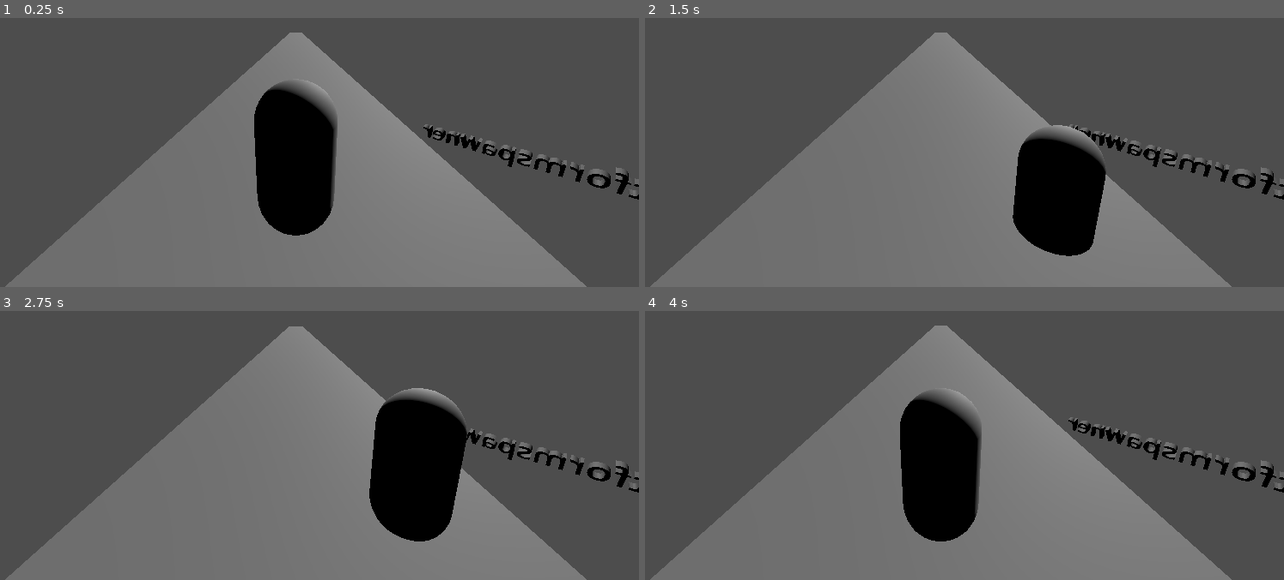
Above: before the commit, frames 1-4 (two rows, left to right).
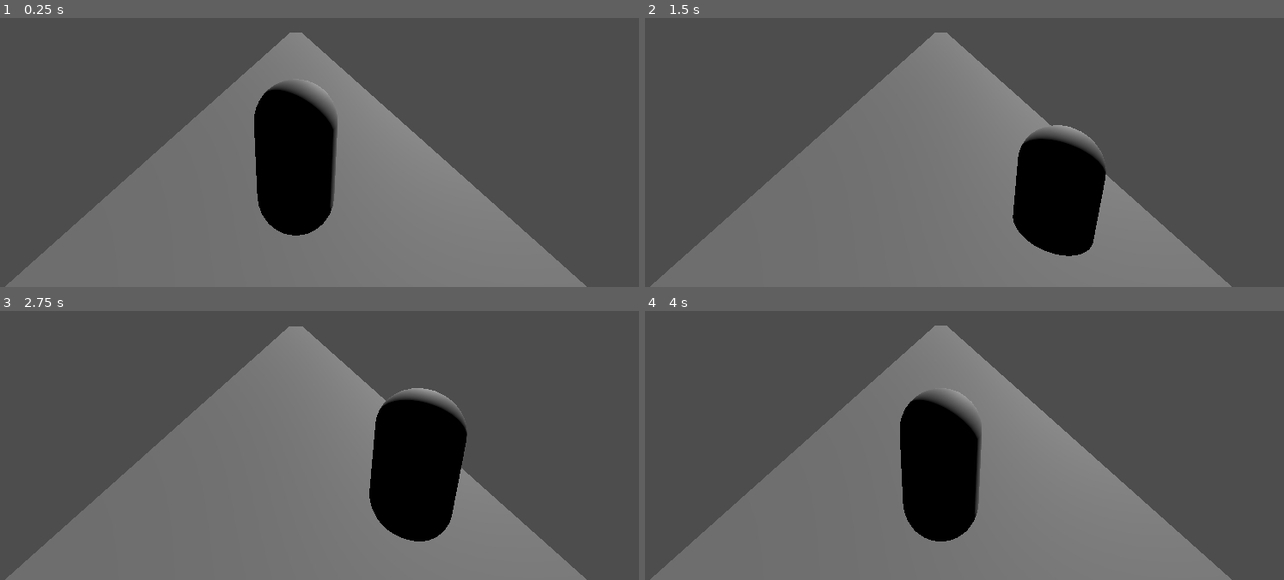
Above: after the commit, the same moments.

Repository: romanarmaan86-glitch/Manda-Run
Game: Godot game, scene res://Main.tscn
The game is run twice, just before and just after one commit, with the same random seed, the same clock (stepped at 60 frames per second) and the same inputs.
Inputs:
- Up to frame 1 (0.25 s): no input
- Up to frame 2 (1.5 s): tap Enter at 0.5 s; hold Right (ui_right) 0.53-1.28 s; tap Space at 1.25 s; hold Down (ui_down) from 1.28 s (still down)
- Up to frame 3 (2.75 s): release Down (ui_down) at 2.03 s; hold Right (ui_right) from 2.03 s (still down)
- Up to frame 4 (4 s): tap Enter at 2.75 s; release Right (ui_right) at 2.78 s; hold Up (ui_up) 2.78-3.53 s; hold Left (ui_left) from 3.53 s (still down)

The runs differ from the first frame. In frame 1, 1.1% of the frame differs, in the area x 66-100%, y 39-68%; in frame 2, 1.1%; in frame 3, 0.9%; in frame 4, 1.1%.

Commit message:
Update Main.tscn

Diff:
--- a/manda-run/Main.tscn
+++ b/manda-run/Main.tscn
@@ -1,11 +1,8 @@
-[gd_scene load_steps=5 format=3 uid="uid://iju0m5gtwv5y"]
+[gd_scene load_steps=4 format=3 uid="uid://iju0m5gtwv5y"]
 
 [ext_resource type="PackedScene" uid="uid://dfw6lps87ntor" path="res://platform.tscn" id="1_uu6xs"]
 [ext_resource type="PackedScene" uid="uid://c5h4sybc8glo6" path="res://player.tscn" id="2_r0du0"]
 [ext_resource type="Script" uid="uid://hjtdcst0f1w7" path="res://platformspawner.gd" id="3_r0du0"]
-
-[sub_resource type="TextMesh" id="TextMesh_r0du0"]
-text = "Platformspawner"
 
 [node name="Gameworld" type="Node"]
 
@@ -18,13 +15,9 @@
 script = ExtResource("3_r0du0")
 platform_scene = ExtResource("1_uu6xs")
 
-[node name="MeshInstance3D" type="MeshInstance3D" parent="World3D/platformspawner"]
-transform = Transform3D(1.4745547, -0.30165115, 1.3170781, 0, 1.9495224, 0.4465002, -1.3511803, -0.3291945, 1.4373386, 0, 1, 3)
-mesh = SubResource("TextMesh_r0du0")
-
 [node name="Camera3D" type="Camera3D" parent="World3D"]
 transform = Transform3D(-2.1706747e-07, 0.25881907, -0.9659258, 1.1313334e-08, 0.9659259, 0.25881907, 1, 4.5253362e-08, -2.1259919e-07, -2.8507843, 2.5875745, 0)
 current = true
 
 [node name="DirectionalLight3D" type="DirectionalLight3D" parent="World3D"]
-transform = Transform3D(-0.5085188, 0.5104329, 0.6934457, -0.1294096, -0.8415065, 0.52451885, 0.85127074, 0.1769892, 0.49397674, 0, 0, 2)
+transform = Transform3D(-0.5085188, 0.5104329, 0.69344574, -0.1294096, -0.8415065, 0.5245189, 0.85127074, 0.17698918, 0.49397677, -10, 0, 2)
